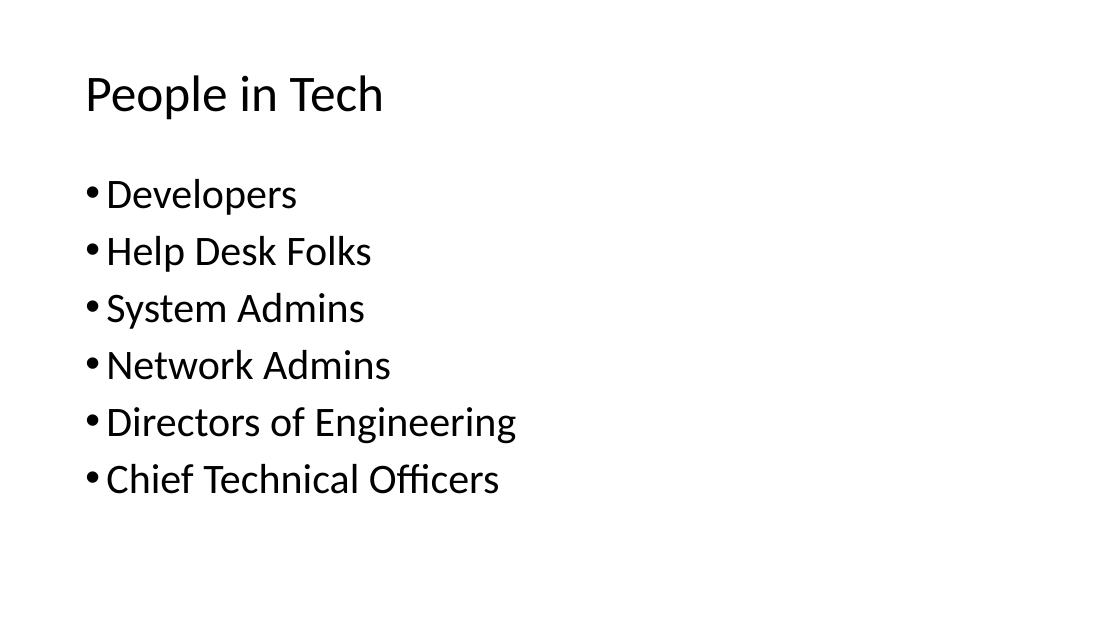
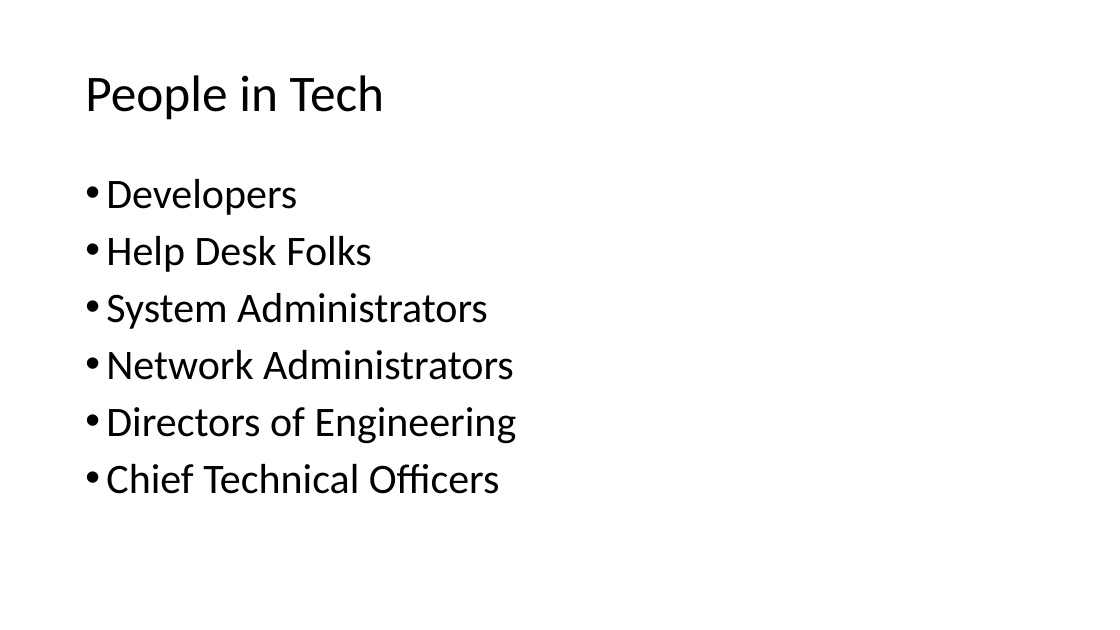
Before and after one commit to ryancheley/dcus-2024, a slide deck: slide 39 of Presentation.pptx (slide 45 before the commit). Drawn at 1120x630 pixels with LibreOffice and Linux fonts; fonts in the diff are those of the drawing. Boxes give left, top, right and bottom in pixels: in the first picture for what was removed or moved away, otherwise in the second. Text is boxed around its words. In the diff, an @@ line names an element or a change of style, - is before the commit and + after.

```diff
--- a/Presentation.pptx
+++ b/Presentation.pptx
@@ text at (106,293,514,380): text changed @@
-• System Admins
-• Network Admins
+• System Administrators
+• Network Administrators
```
Also in this commit, not shown: 14 other slides changed, 6 slides added, 9 slides removed.
